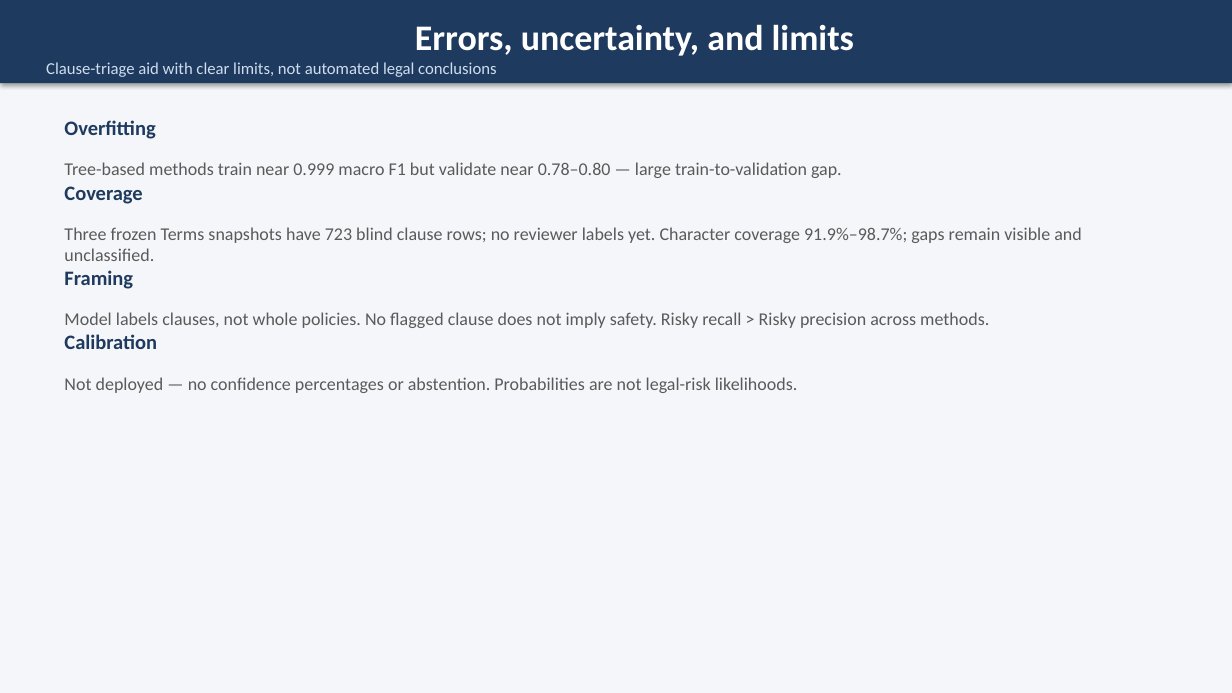
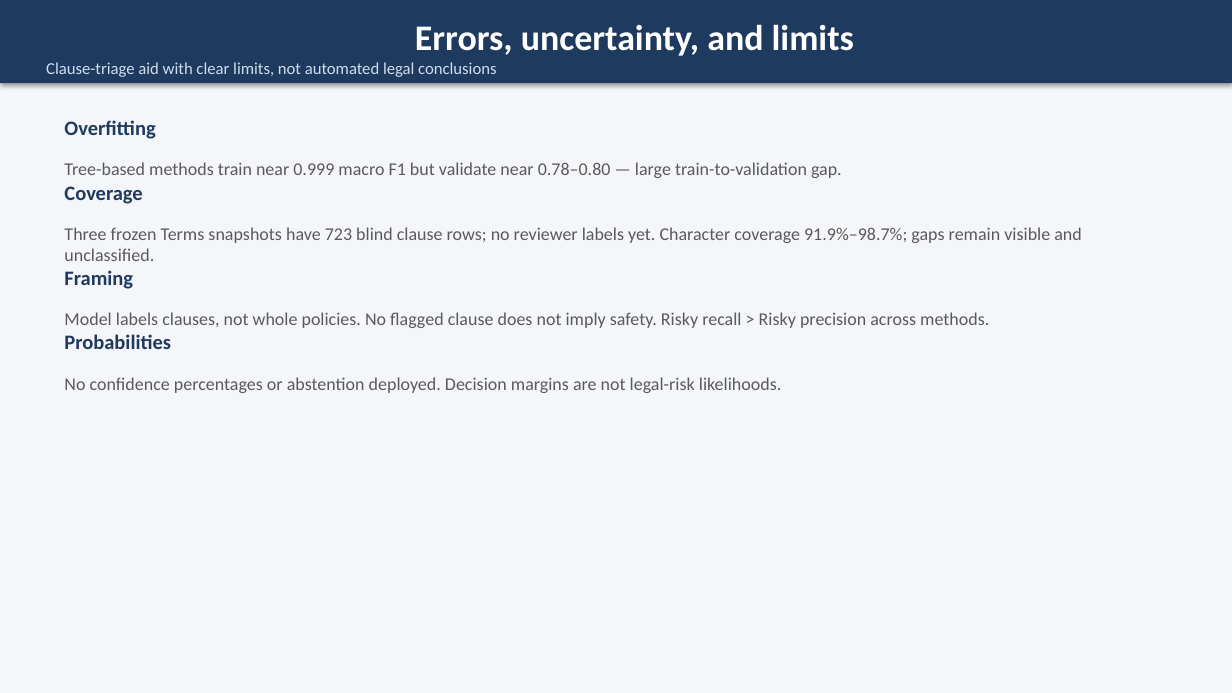
Before and after one commit to Hemani-111/tos-risk-flagging, a slide deck: slide 5 of docs/Terms & Conditions Risk Flagging Using ML - Endsemester Provisional.pptx. Drawn at 1232x693 pixels with LibreOffice and Linux fonts; fonts in the diff are those of the drawing. Boxes give left, top, right and bottom in pixels: in the first picture for what was removed or moved away, otherwise in the second. Text is boxed around its words. In the diff, an @@ line names an element or a change of style, - is before the commit and + after.

Commit message:
Fix Decision Tree metric inconsistency and regenerate all deliverables from canonical data
Root cause of Decision Tree mismatch: docs/FINAL_REPORT.md had hardcoded
stale values from the pre-CV-fix run_comparison.py output, not from the
canonical results/comparison/primary/comparison.csv. The canonical CSV was
always correct (genuine group-CV, all metrics verified against saved
predictions). The value 0.6433 flagged by the user is balanced accuracy,
not Risky recall; Risky recall is 0.6748 (TP=583, FN=281, support=864).

Fixes:
- Regenerated docs/FINAL_REPORT.md comparison table from canonical
  comparison.csv (correct values for all 8 models, both protocols)
- Fixed interpretation text: LR advantage is 0.0040 (not 0.0012),
  RBF SVM is ~31x slower (not 60x), primary val macro F1 is 0.8204
  (not 0.8206)
- Regenerated end-semester slides with correct values and removed
  out-of-scope Calibration bullet
- Regenerated frontend comparisonData.ts from canonical CSV
- Executed all 8 model notebooks end-to-end via nbconvert
  (naive_bayes, logistic_regression, svm/linear, svm/rbf,
  decision_tree, random_forest, knn, gradient_boosting)
- ROC/PR curves (fig6/fig7) are explicitly labeled Risky-class only
  (one-vs-rest); no per-class curves fabricated
- No browser/UX checks performed; distinguished source-code checks
  from browser checks honestly
- Locked-test results preserved unchanged, not used for selection
- scripts/audit_predictions.py: verifies metrics from saved predictions
- scripts/gen_report_table.py: generates report table from canonical CSV

All 8 model folders verified: README.md, config.json, valid code.ipynb
(with outputs), results/{primary,clause}/metrics.csv, confusion_matrix.csv,
artifacts/{primary,clause}/model.joblib + metadata.json.
results/comparison/{primary,clause}/ comparison.csv, comparison.md,
confusion matrices, ROC/PR curve data, run_metadata.json all consistent.
18 figures (9 per protocol) in PNG+SVG at results/comparison/figures/.
results/document_review_coverage_v1.json left uncommitted (pre-existing
timestamp-only change).

```diff
--- a/docs/Terms & Conditions Risk Flagging Using ML - Endsemester Provisional.pptx
+++ b/docs/Terms & Conditions Risk Flagging Using ML - Endsemester Provisional.pptx
@@ text at bbox=[64, 334, 781, 393]: text changed @@
-Calibration
-Not deployed — no confidence percentages or abstention. Probabilities are not legal-risk likelihoods.
+Probabilities
+No confidence percentages or abstention deployed. Decision margins are not legal-risk likelihoods.
```
Also in this commit, not shown: 1 other slide changed, 10 other files.
